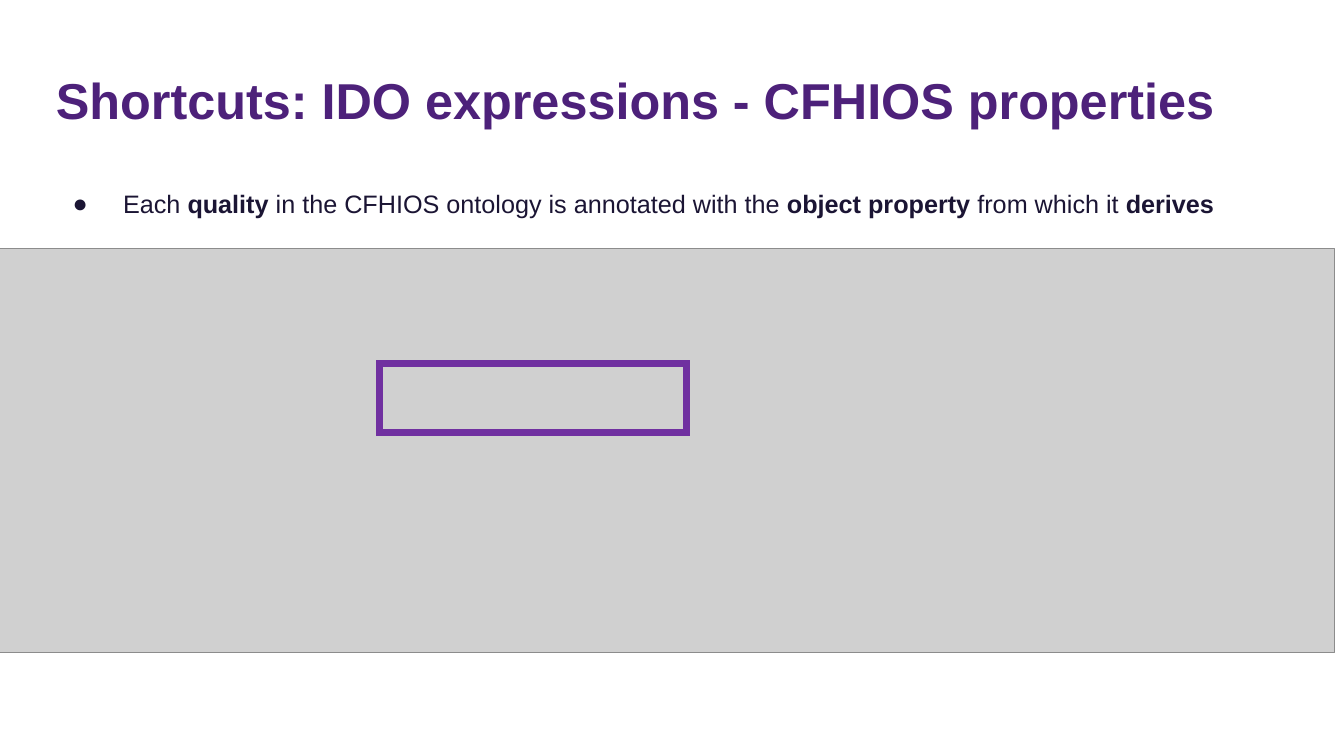
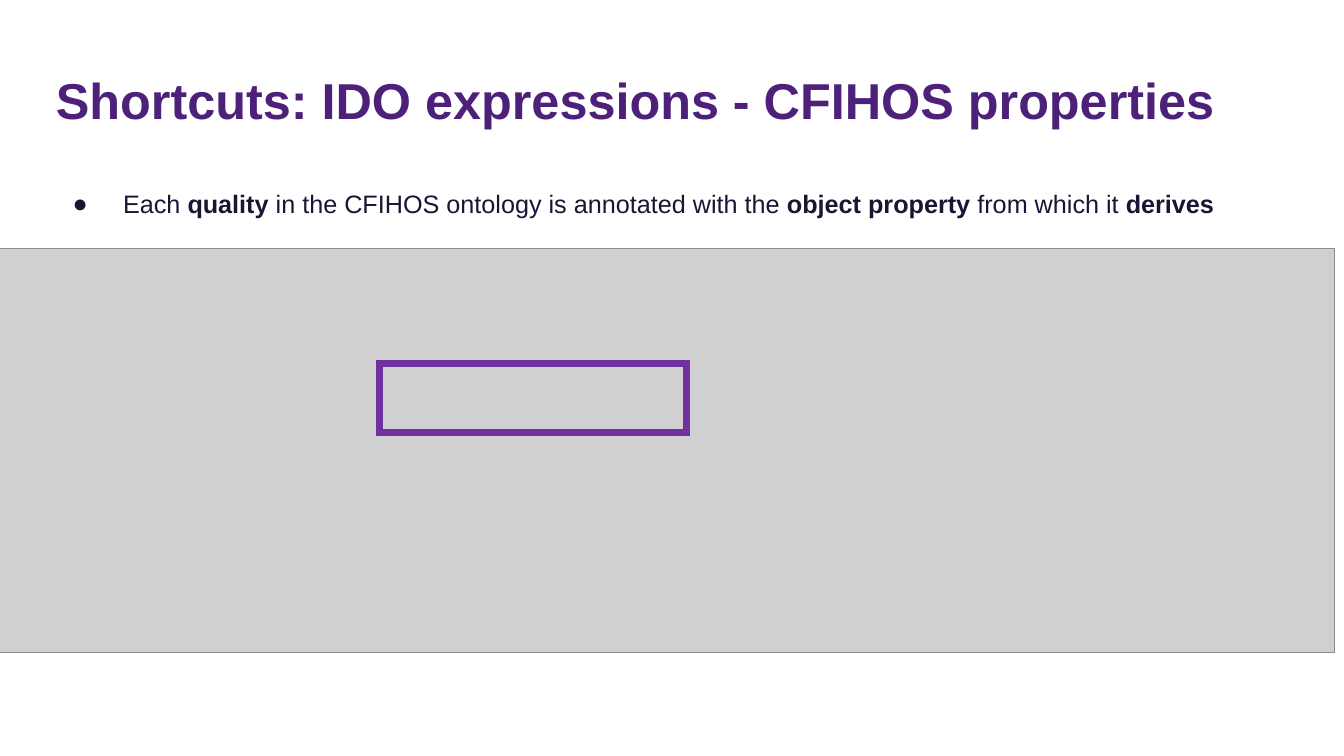
Before and after one commit to tecnomod-um/cfihos, a slide deck: slide 22 of docs/cfihos-ontology.pptx. Drawn at 1344x756 pixels with LibreOffice and Linux fonts; fonts in the diff are those of the drawing; grey boxes stand for pictures. Boxes give left, top, right and bottom in pixels: in the first picture for what was removed or moved away, otherwise in the second. Text is boxed around its words. In the diff, an @@ line names an element or a change of style, - is before the commit and + after.

```diff
--- a/docs/cfihos-ontology.pptx
+++ b/docs/cfihos-ontology.pptx
@@ title at (56, 82, 1214, 128): text changed @@
-Shortcuts: IDO expressions - CFHIOS properties
+Shortcuts: IDO expressions - CFIHOS properties
@@ text at (123, 194, 1214, 219): text changed @@
-● Each quality in the CFHIOS ontology is annotated with the object property from which it derives
+● Each quality in the CFIHOS ontology is annotated with the object property from which it derives
```
Also in this commit, not shown: 7 other slides changed.
